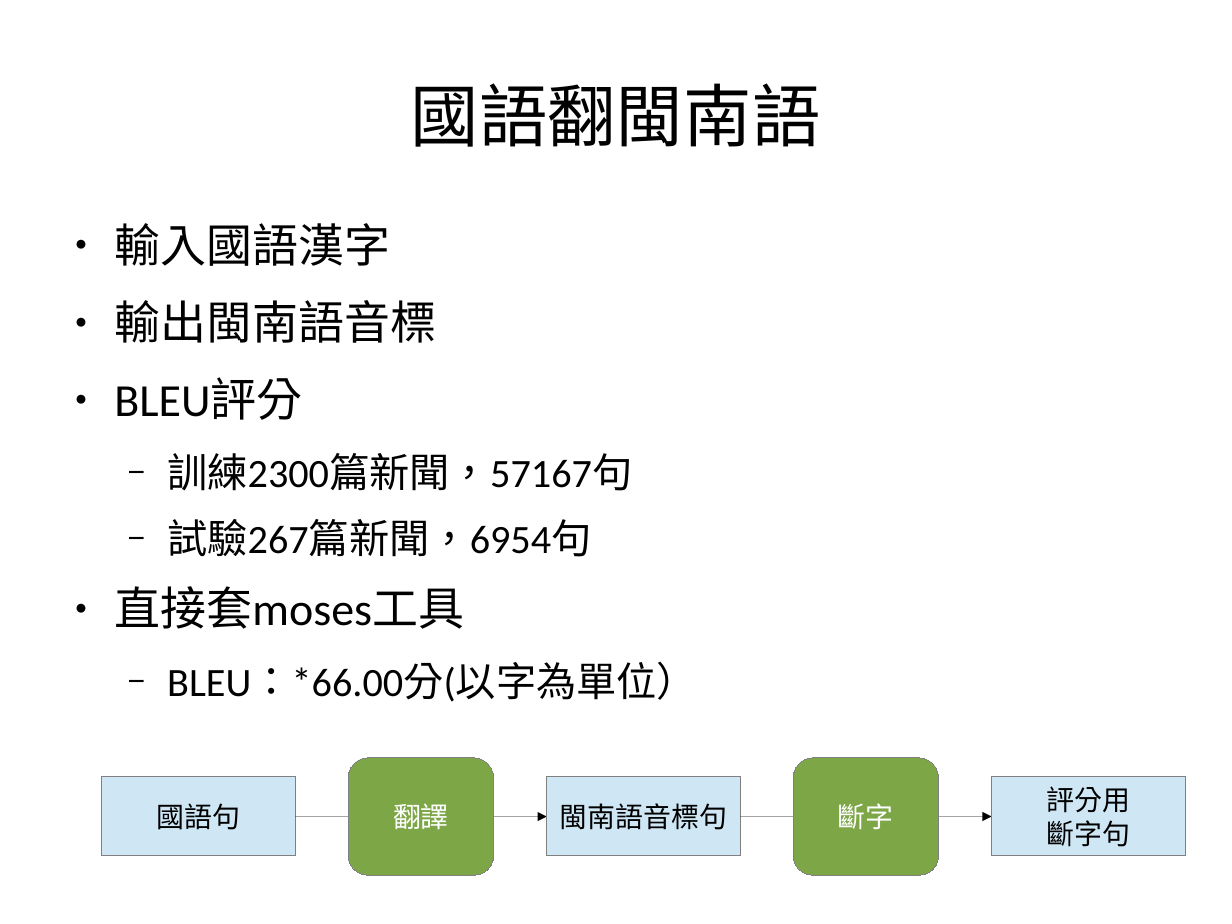
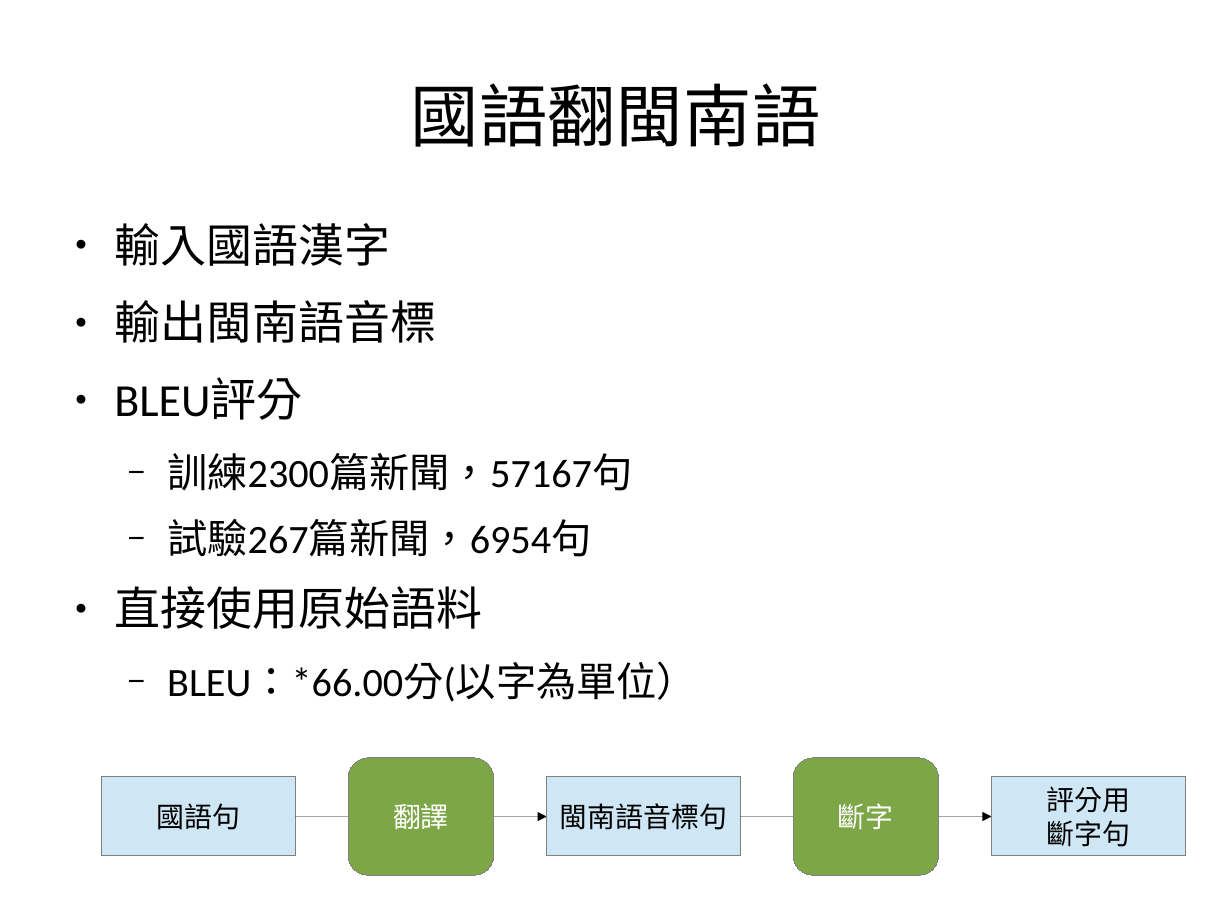
Before and after one commit to sih4sing5hong5/po3-ko3_tau5-iann2-phinn3, a slide deck: slide 7 of 翻譯報告.odp. Drawn at 1232x924 pixels with LibreOffice and Linux fonts; fonts in the diff are those of the drawing. Boxes give left, top, right and bottom in pixels: in the first picture for what was removed or moved away, otherwise in the second. Text is boxed around its words. In the diff, an @@ line names an element or a change of style, - is before the commit and + after.

```diff
--- a/翻譯報告.odp
+++ b/翻譯報告.odp
@@ text at <box>114,586,482,629</box>: text changed @@
-● 直接套moses工具
+● 直接使用原始語料
```
Also in this commit, not shown: 11 other slides changed.
